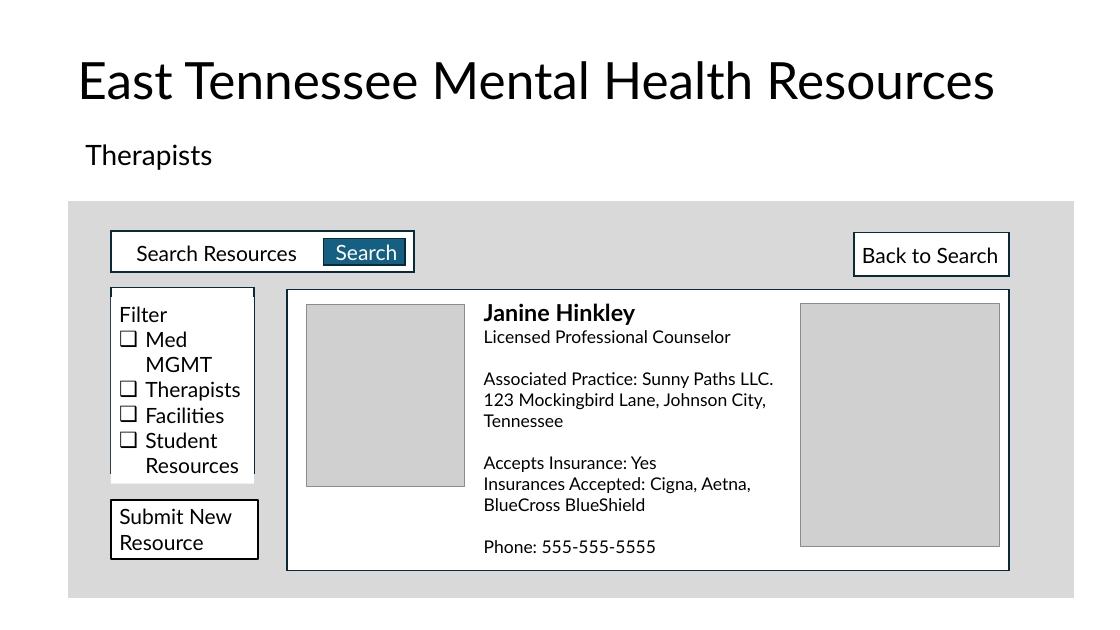
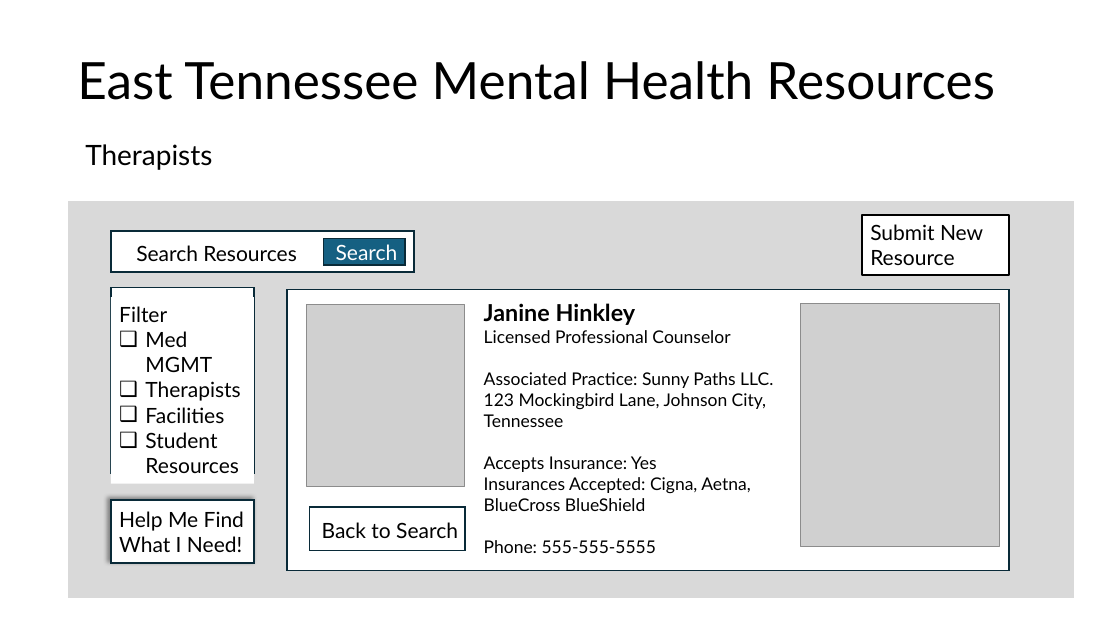
Before and after one commit to ReislerJ/East_TN_MH_Resources, a slide deck: slide 6 of Mock Slides.pptx (slide 5 before the commit). Drawn at 1120x630 pixels with LibreOffice and Linux fonts; fonts in the diff are those of the drawing; grey boxes stand for pictures; background and template pictures are left out. Boxes give left, top, right and bottom in pixels: in the first picture for what was removed or moved away, otherwise in the second. Text is boxed around its words. In the diff, an @@ line names an element or a change of style, - is before the commit and + after.

```diff
--- a/Mock Slides.pptx
+++ b/Mock Slides.pptx
@@ rectangle "Submit New": place and size @@
-rectangle "Submit New" at bbox=[111, 500, 258, 560]
+rectangle "Submit New" at bbox=[862, 215, 1009, 275]
@@ rectangle added at bbox=[111, 500, 254, 563], fill #FFFFFF, outline #092A39 1.5 pt, 18 pt, text #000000 @@
+Help Me Find What I Need!
@@ rectangle: place and size @@
-rectangle at bbox=[854, 233, 1009, 276]
+rectangle at bbox=[310, 507, 465, 550]
@@ text "Back to Search": place and size @@
-text "Back to Search" at bbox=[862, 247, 999, 263]
+text "Back to Search" at bbox=[322, 522, 458, 538]
```
Also in this commit, not shown: 5 other slides changed, 2 slides added, 2 other files.
